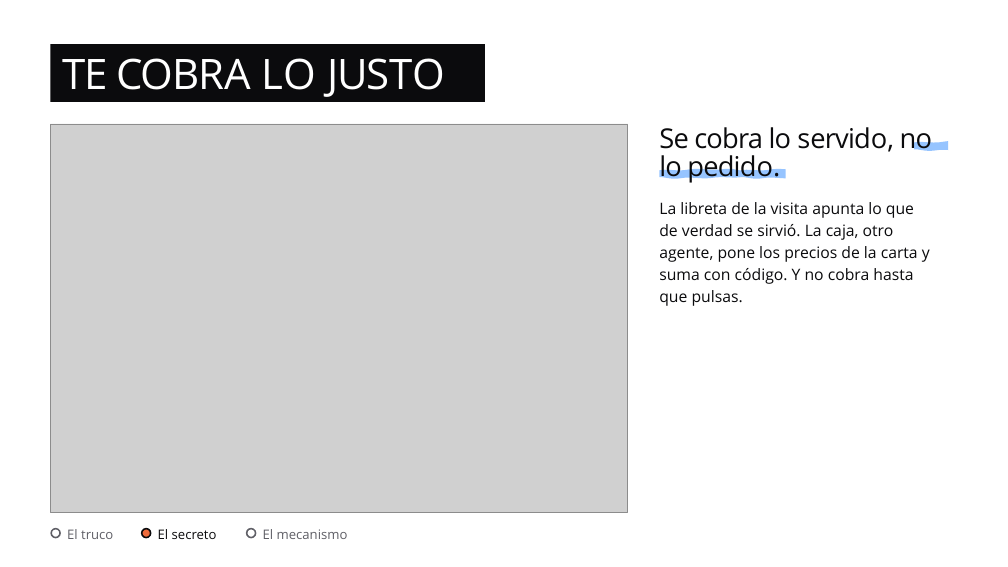
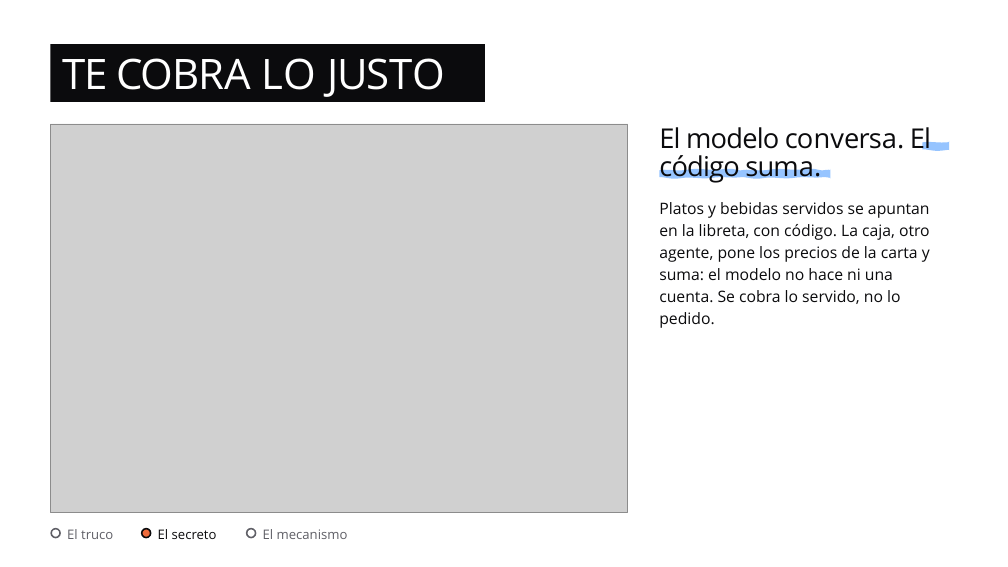
Before and after one commit to dsanchor/morcillaconf, a slide deck: slide 27 of docs/charla/no-es-magia.pptx (slide 28 before the commit). Drawn at 1008x567 pixels with LibreOffice and Linux fonts; fonts in the diff are those of the drawing; grey boxes stand for pictures. Boxes give left, top, right and bottom in pixels: in the first picture for what was removed or moved away, otherwise in the second. Text is boxed around its words. In the diff, an @@ line names an element or a change of style, - is before the commit and + after.

```diff
--- a/docs/charla/no-es-magia.pptx
+++ b/docs/charla/no-es-magia.pptx
@@ text at [659, 127, 931, 183]: text changed @@
-Se cobra lo servido, no
-lo pedido.
+El modelo conversa. El
+código suma.
@@ freeform shape: place and size @@
-freeform shape at [914, 141, 948, 150]
+freeform shape at [923, 141, 950, 150]
@@ freeform shape: place and size @@
-freeform shape at [659, 169, 786, 178]
+freeform shape at [659, 169, 830, 178]
@@ text at [659, 202, 930, 328]: text changed @@
-La libreta de la visita apunta lo que
-de verdad se sirvió. La caja, otro
-agente, pone los precios de la carta y
-suma con código. Y no cobra hasta
-que pulsas.
+Platos y bebidas servidos se apuntan
+en la libreta, con código. La caja, otro
+agente, pone los precios de la carta y
+suma: el modelo no hace ni una
+cuenta. Se cobra lo servido, no lo
+pedido.
```
Also in this commit, not shown: 14 other slides changed, 3 slides added, 3 slides removed, 2 other files.
